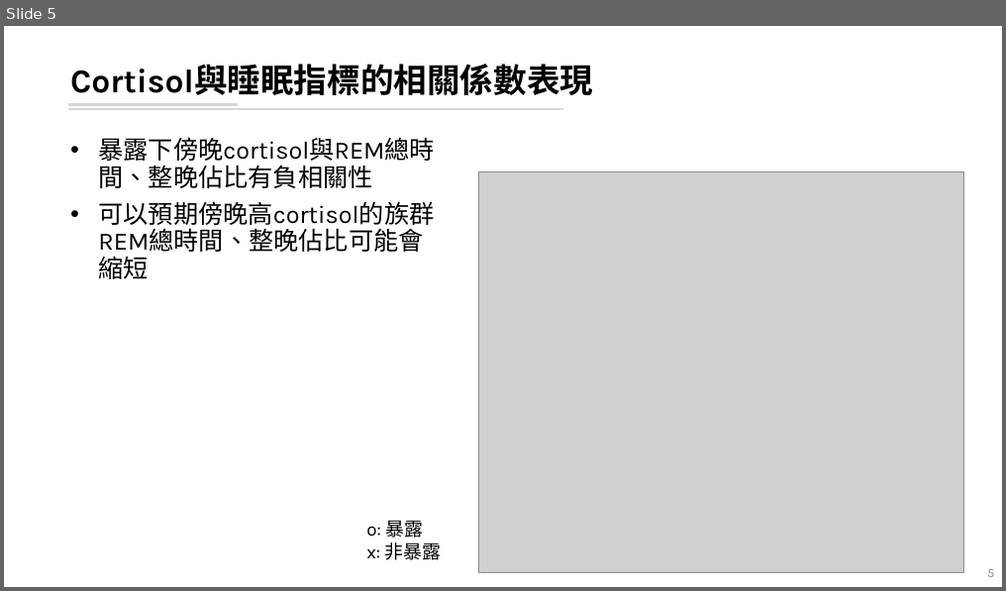
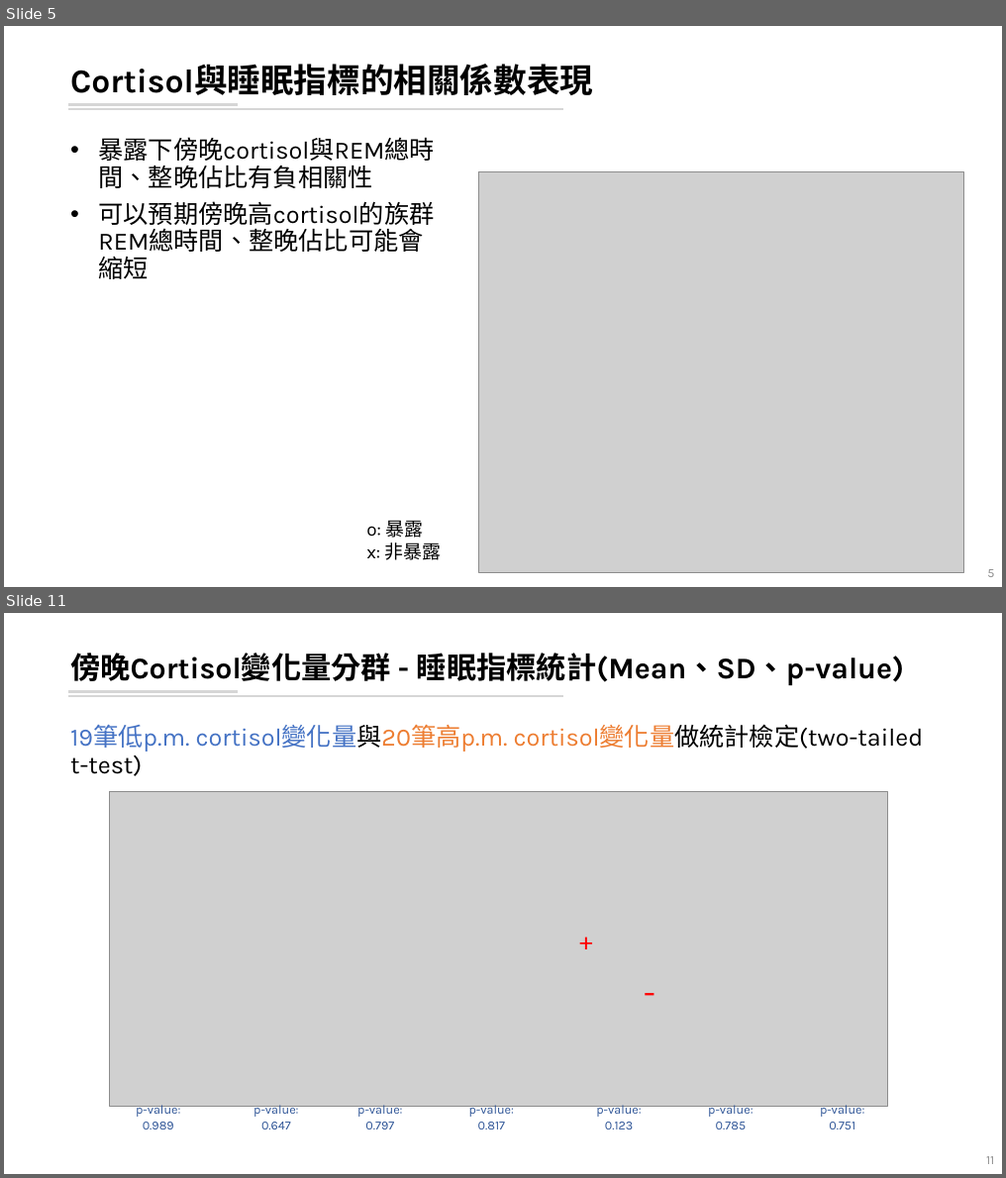
Before and after one commit to leooel97895750/REM_DataMining, a slide deck: 20210807_REM分析.pptx. Shown one above the other, each under a label of ours: slide 5 before the commit, slides 5 and 11 after it; the slides between them are not shown. The pictures are 1006x591 and 1006x1178 pixels, drawn with LibreOffice and Linux fonts; fonts in the diff are those of the drawing; grey boxes stand for pictures. Boxes give left, top, right and bottom in pixels: in the first picture for what was removed or moved away, otherwise in the second. Text is boxed around its words. In the diff, an @@ line names an element or a change of style, - is before the commit and + after.

```diff
--- a/20210807_REM分析.pptx
+++ b/20210807_REM分析.pptx
@@ slide 11 added at (4,613,1002,1174), background #FFFFFF; not listed: 2 template elements that a slide beside it also shows @@
@@ title added at (70,653,904,686), 28.8 pt, text #000000, bold @@
+傍晚Cortisol變化量分群 - 睡眠指標統計(Mean、SD、p-value)
@@ text added at (70,724,924,776), 24 pt, text #000000 @@
+19筆低p.m. cortisol變化量與20筆高p.m. cortisol變化量做統計檢定(two-tailed t-test)
@@ picture added at (109,792,887,1106) @@
@@ text added at (572,922,611,959), 24 pt, text #FF0000 @@
++
@@ text added at (637,967,695,1016), 32 pt, text #FF0000 @@
+-
@@ text added at (136,1105,180,1130), 12 pt, text #2F5597 @@
+p-value:
+0.989
@@ text added at (253,1105,298,1130), 12 pt, text #2F5597 @@
+p-value:
+0.647
@@ text added at (357,1105,402,1130), 12 pt, text #2F5597 @@
+p-value:
+0.797
@@ text added at (469,1105,514,1130), 12 pt, text #2F5597 @@
+p-value:
+0.817
@@ text added at (596,1105,641,1130), 12 pt, text #2F5597 @@
+p-value:
+0.123
@@ text added at (708,1105,752,1130), 12 pt, text #2F5597 @@
+p-value:
+0.785
@@ text added at (820,1105,864,1130), 12 pt, text #2F5597 @@
+p-value:
+0.751
@@ page number added at (986,1157,994,1164), 12 pt, text #8C8C8C @@
+11
```
Also in this commit, not shown: 5 slides changed, 9 other slides added.
